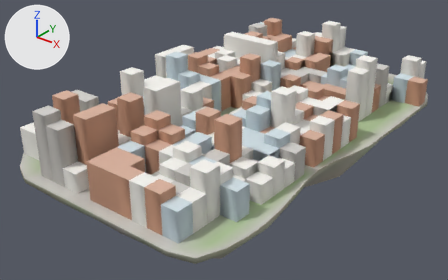
The glTF model godot_project/remake/sky/islands/SKY-057.lod1.glb: old version first, new version second.
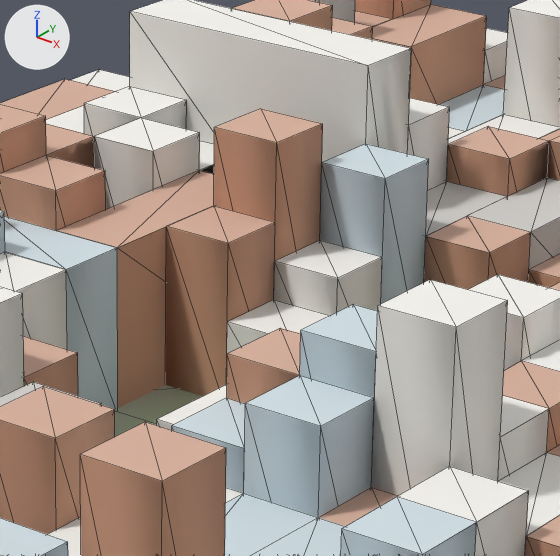
Each version appears first whole from a camera (50 mm lens) standing at (135.6, -179.0, 98.5) and looking at (-3.9, -4.6, -9.6), and next in a close-up on the part from 44% to 68% of the width and 12% to 50% of the height. The lights are fixed; the arrows at upper left show +X, +Y and +Z. The last two pictures show the newer version. The close-ups show mesh edges as thin lines. Vertices at exactly the same position are counted once.

In view in the first close-up: 'deck', 'warren_hull'.
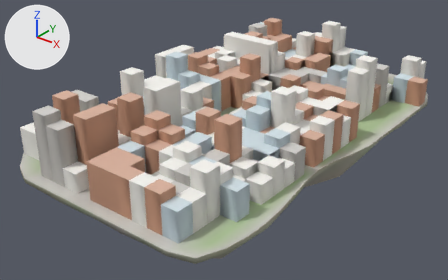
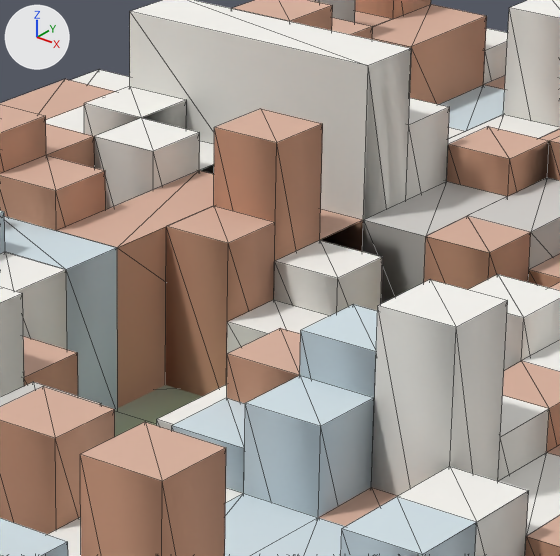
Location of each change, [x1, y1, x2, y2] in pixels of the close-ups (560 x 556 px):
part 1 of me_warren_hull, deleted
    before: [320, 144, 429, 304]

Patch to the scene script:
```diff
--- a/godot_project/remake/sky/islands/SKY-057.lod1.glb.py
+++ b/godot_project/remake/sky/islands/SKY-057.lod1.glb.py
@@ me_warren_hull @@
 # used by ob_warren_hull; location = (0.0, 0.0, 0.0)
-me_warren_hull.from_pydata(...)  # 1019 vertices, 2130 faces; spans x -45.0..51.0, y -78.0..78.0, z 0.0..23.0
+me_warren_hull.from_pydata(...)  # 1017 vertices, 2130 faces; spans x -45.0..51.0, y -78.0..78.0, z 0.0..23.0
+# me_warren_hull part 1
+# 4 vertices are removed from x -3.0..3.0, y 18.0..24.0, z 16.0
+# 10 faces are deleted
+# other edits to the shape of me_warren_hull do not show in these pictures
 me_warren_hull.materials.append(mat_sky_lod_bldg)
```
